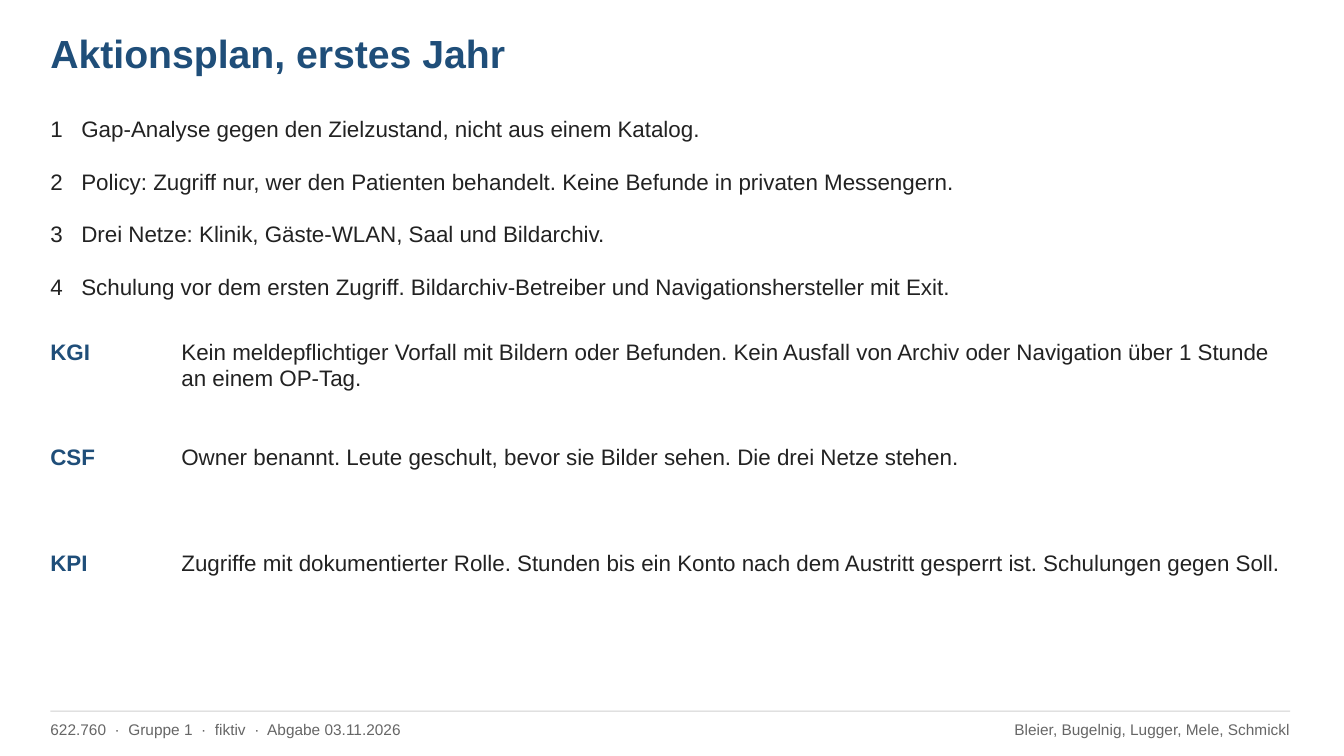
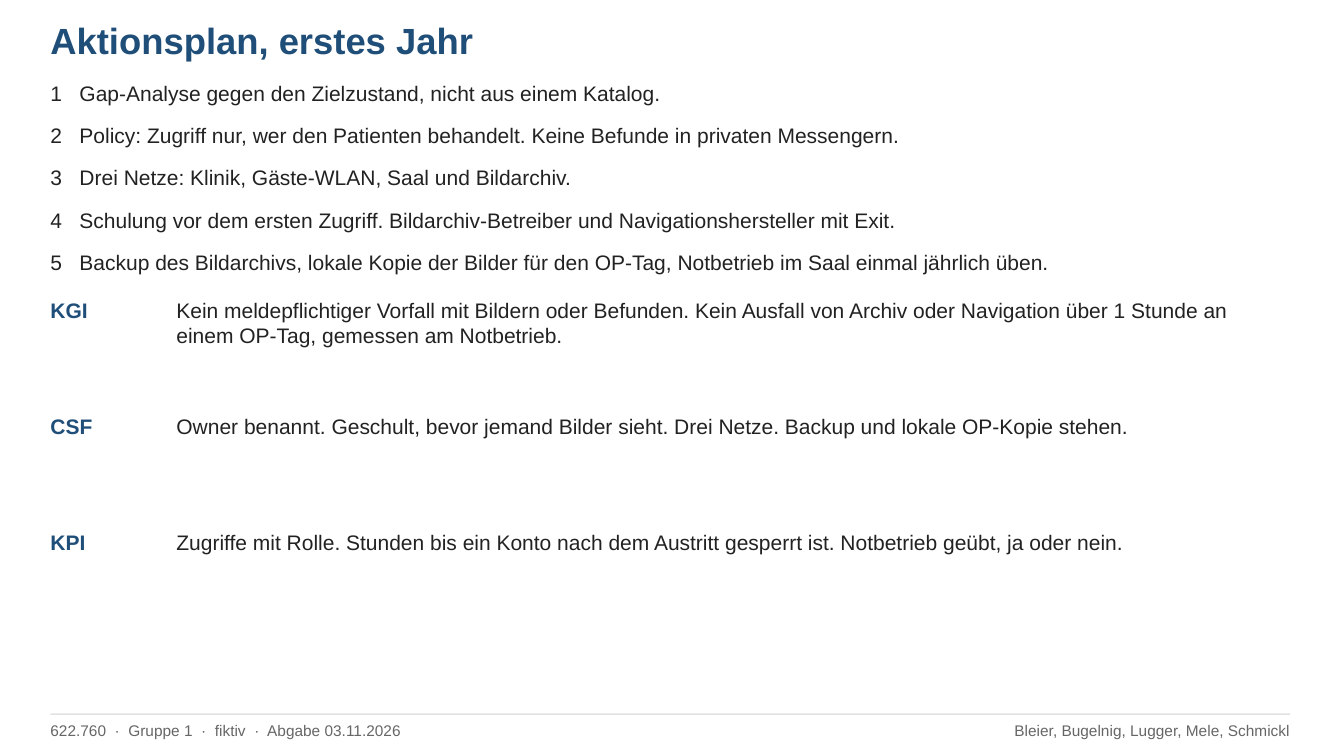
Before and after one commit to raphaelbleier/aau_26W_bleier, a slide deck: slide 4 of Informationssicherheitsmanagement/gruppenarbeit1/Gruppenarbeit1_Informationssicherheitsstrategie.pptx. Drawn at 1344x756 pixels with LibreOffice and Linux fonts; fonts in the diff are those of the drawing. Boxes give left, top, right and bottom in pixels: in the first picture for what was removed or moved away, otherwise in the second. Text is boxed around its words. In the diff, an @@ line names an element or a change of style, - is before the commit and + after.

```diff
--- a/Informationssicherheitsmanagement/gruppenarbeit1/Gruppenarbeit1_Informationssicherheitsstrategie.pptx
+++ b/Informationssicherheitsmanagement/gruppenarbeit1/Gruppenarbeit1_Informationssicherheitsstrategie.pptx
@@ text "Aktionsplan, erstes Jahr": place and size @@
-text "Aktionsplan, erstes Jahr" at box(50, 39, 505, 76)
+text "Aktionsplan, erstes Jahr" at box(50, 27, 473, 62)
@@ text "Aktionsplan, erstes Jahr" at box(50, 27, 473, 62): size 28 to 26 pt @@
@@ text "1 Gap-Analyse gegen den Zielzustand, ...": place and size @@
-text "1 Gap-Analyse gegen den Zielzustand, ..." at box(50, 120, 700, 142)
+text "1 Gap-Analyse gegen den Zielzustand, ..." at box(50, 85, 660, 105)
@@ text "2 Policy: Zugriff nur, wer ...": place and size @@
-text "2 Policy: Zugriff nur, wer ..." at box(50, 173, 953, 195)
+text "2 Policy: Zugriff nur, wer ..." at box(50, 127, 899, 147)
@@ text "3 Drei Netze: Klinik, Gäste-WLAN, ...": place and size @@
-text "3 Drei Netze: Klinik, Gäste-WLAN, ..." at box(50, 225, 604, 245)
+text "3 Drei Netze: Klinik, Gäste-WLAN, ..." at box(50, 169, 571, 188)
@@ text "4 Schulung vor dem ersten ...": place and size @@
-text "4 Schulung vor dem ersten ..." at box(50, 278, 949, 300)
+text "4 Schulung vor dem ersten ..." at box(50, 212, 895, 232)
@@ text added at box(50, 254, 1049, 274), 15 pt, text #222222 @@
+5 Backup des Bildarchivs, lokale Kopie der Bilder für den OP-Tag, Notbetrieb im Saal einmal jährlich üben.
@@ size 16 to 15 pt in 7 elements at box(50, 85, 660, 105), box(50, 127, 899, 147), box(50, 169, 571, 188), box(50, 212, 895, 232), box(50, 535, 85, 550), box(50, 419, 92, 435), box(50, 303, 87, 319) @@
@@ text "KGI": place and size @@
-text "KGI" at box(50, 344, 90, 361)
+text "KGI" at box(50, 303, 87, 319)
@@ text at box(176, 302, 1227, 348): text changed; size 16 to 15 pt @@
-Kein meldepflichtiger Vorfall mit Bildern oder Befunden. Kein Ausfall von Archiv oder Navigation über 1 Stunde an einem OP-Tag.
+Kein meldepflichtiger Vorfall mit Bildern oder Befunden. Kein Ausfall von Archiv oder Navigation über 1 Stunde an einem OP-Tag, gemessen am Notbetrieb.
@@ text "CSF": place and size @@
-text "CSF" at box(50, 449, 95, 466)
+text "CSF" at box(50, 419, 92, 435)
@@ text at box(176, 418, 1128, 438): text changed; size 16 to 15 pt @@
-Owner benannt. Leute geschult, bevor sie Bilder sehen. Die drei Netze stehen.
+Owner benannt. Geschult, bevor jemand Bilder sieht. Drei Netze. Backup und lokale OP-Kopie stehen.
@@ text "KPI": place and size @@
-text "KPI" at box(50, 555, 87, 571)
+text "KPI" at box(50, 535, 85, 550)
@@ text at box(176, 534, 1122, 554): text changed; size 16 to 15 pt @@
-Zugriffe mit dokumentierter Rolle. Stunden bis ein Konto nach dem Austritt gesperrt ist. Schulungen gegen Soll.
+Zugriffe mit Rolle. Stunden bis ein Konto nach dem Austritt gesperrt ist. Notbetrieb geübt, ja oder nein.
```
Also in this commit, not shown: 3 other slides changed, 1 other file.
